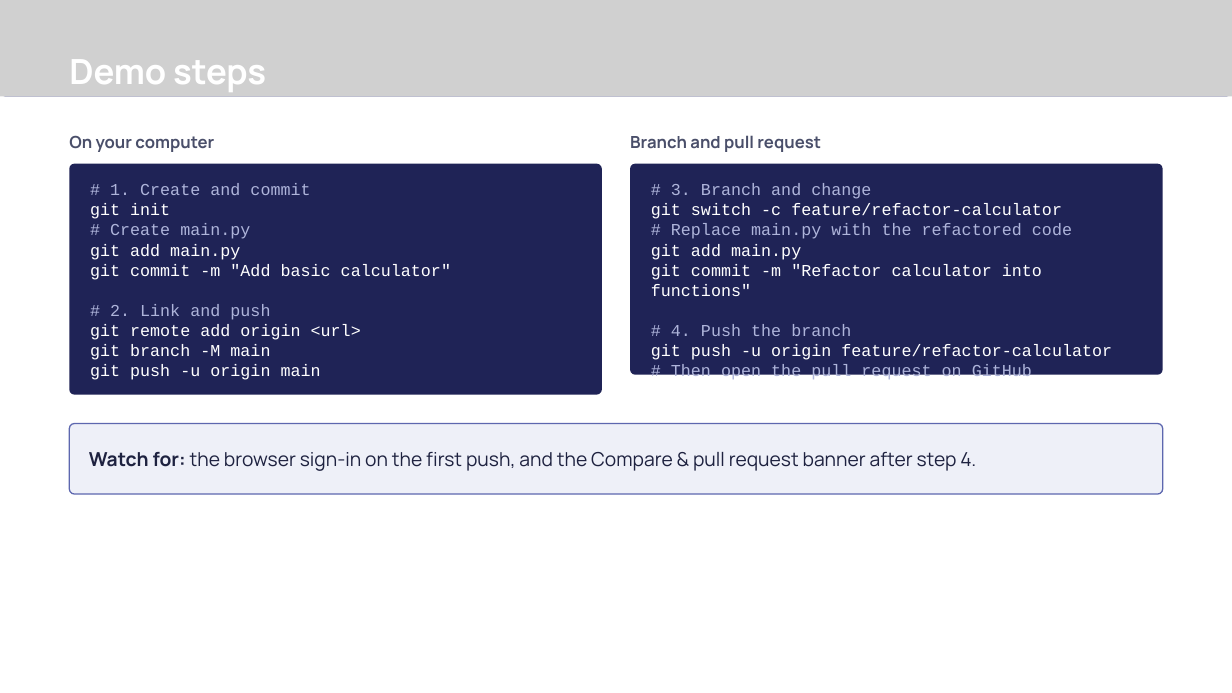
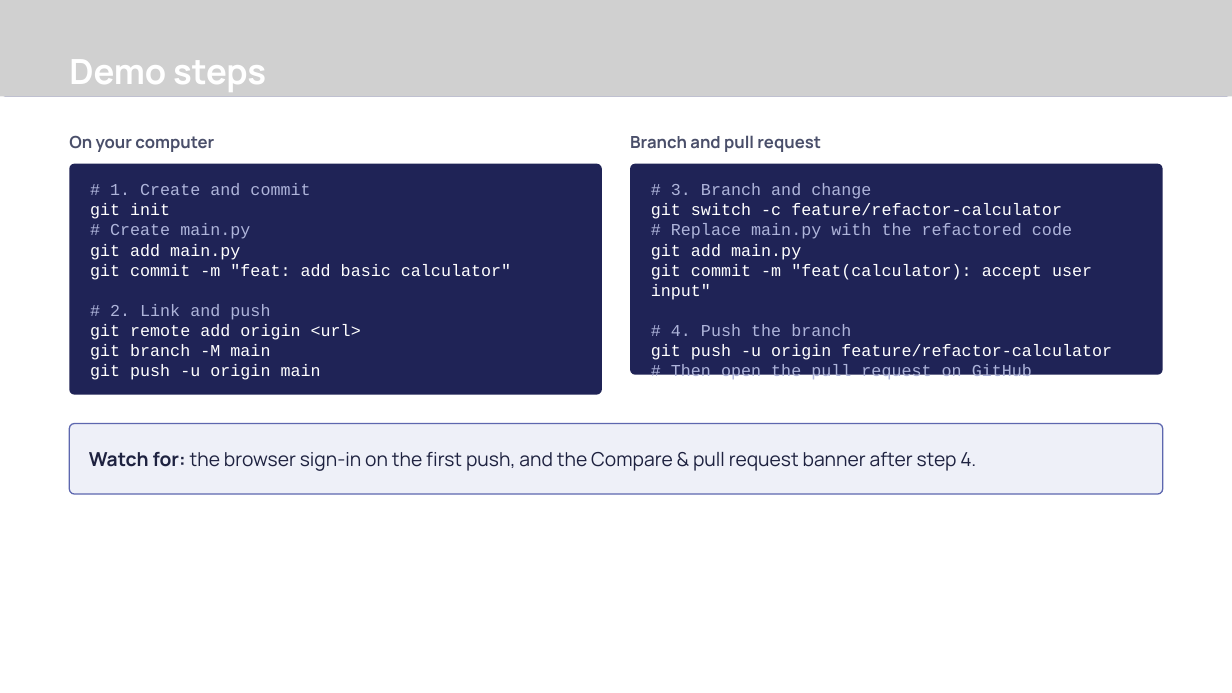
Before and after one commit to Revolution-Data-Platforms/Introduction-to-Git-Workshop, a slide deck: slide 11 of presentation/introduction-to-git-45-min.pptx (slide 10 before the commit). Drawn at 1232x693 pixels with LibreOffice and Linux fonts; fonts in the diff are those of the drawing; grey boxes stand for pictures; background and template pictures are left out. Boxes give left, top, right and bottom in pixels: in the first picture for what was removed or moved away, otherwise in the second. Text is boxed around its words. In the diff, an @@ line names an element or a change of style, - is before the commit and + after.

Commit message:
docs(workshop): teach Conventional Commits
Commit messages, the pull request title and the check-in assessment now follow the Conventional Commits standard, with a new slide in each deck and real examples from this repository. PowerShell commands that differ from Git Bash appear in their own labelled blocks, and the commit history diagram uses the new message style.

```diff
--- a/presentation/introduction-to-git-45-min.pptx
+++ b/presentation/introduction-to-git-45-min.pptx
@@ text in rounded rectangle at (x1=90, y1=264, x2=511, y2=280): text changed @@
-git commit -m "Add basic calculator"
+git commit -m "feat: add basic calculator"
@@ text in rounded rectangle at (x1=651, y1=264, x2=1092, y2=300): text changed @@
-git commit -m "Refactor calculator into functions"
+git commit -m "feat(calculator): accept user input"
```
Also in this commit, not shown: 2 other slides changed, 1 slide added, 8 other files.
